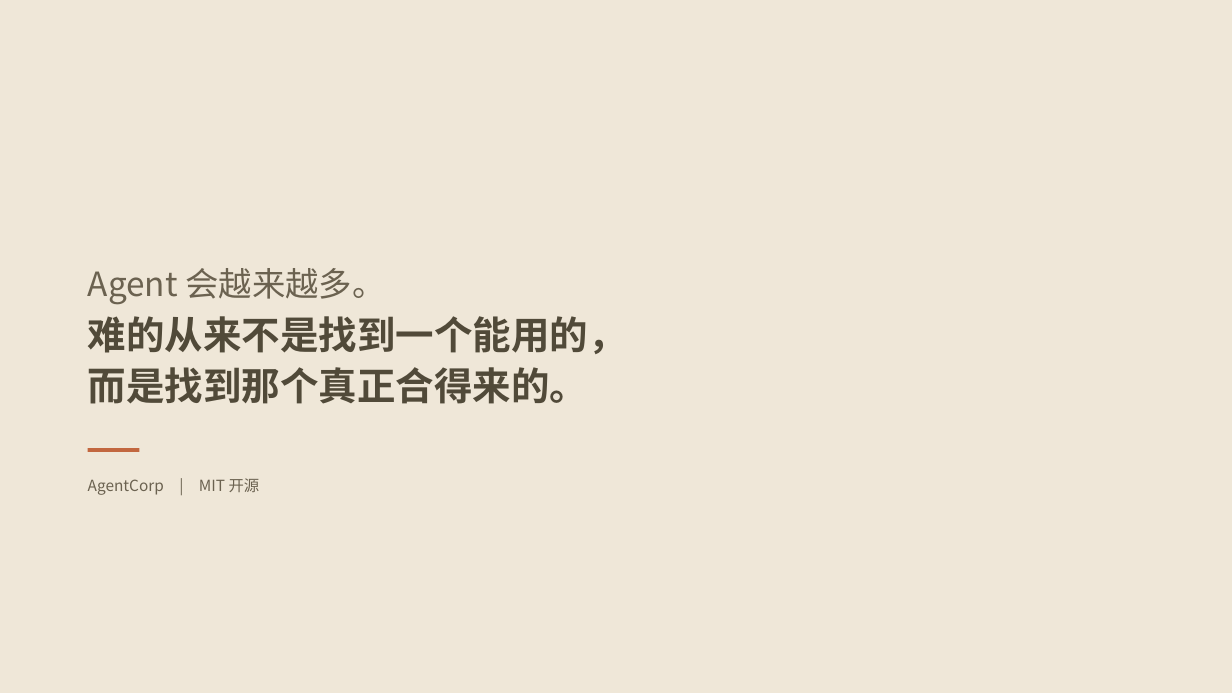
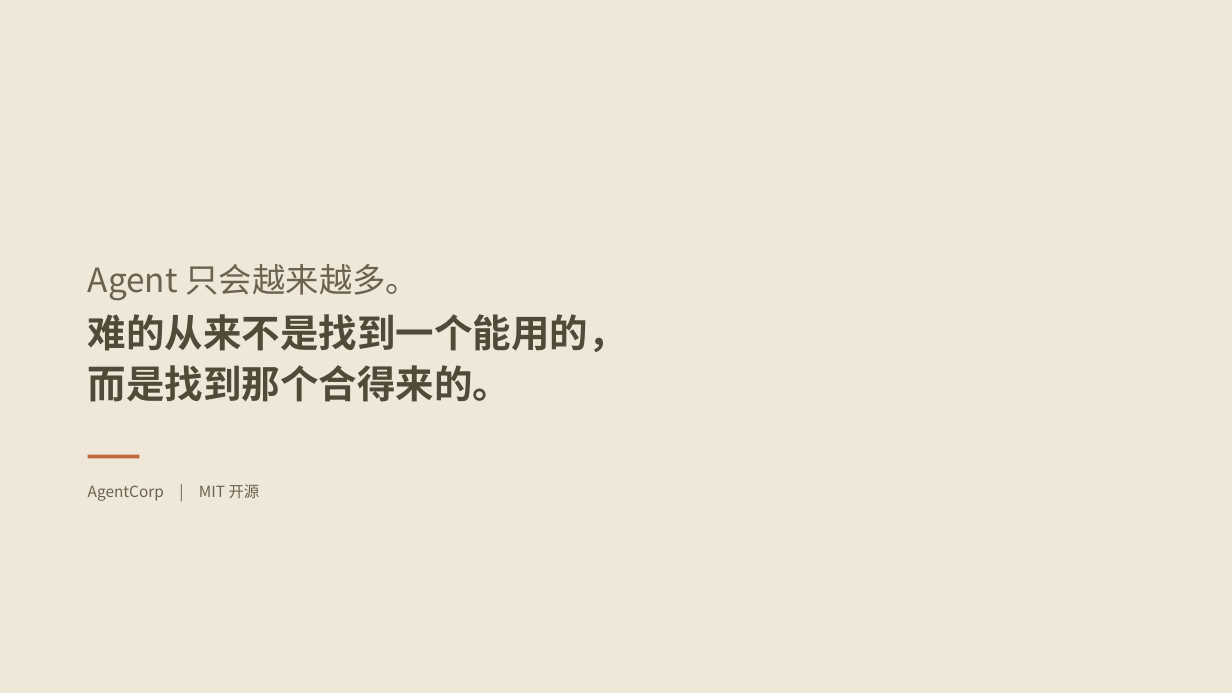
Before and after one commit to 1692775560/AgentCorp, a slide deck: slide 23 of 方案PPT/AgentCorp-方案.pptx (slide 22 before the commit). Drawn at 1232x693 pixels with LibreOffice and Linux fonts; fonts in the diff are those of the drawing. Boxes give left, top, right and bottom in pixels: in the first picture for what was removed or moved away, otherwise in the second. Text is boxed around its words. In the diff, an @@ line names an element or a change of style, - is before the commit and + after.

```diff
--- a/方案PPT/AgentCorp-方案.pptx
+++ b/方案PPT/AgentCorp-方案.pptx
@@ text at [88,264,419,300]: text changed @@
-Agent 会越来越多。
+Agent 只会越来越多。
@@ text at [88,365,511,402]: text changed @@
-而是找到那个真正合得来的。
+而是找到那个合得来的。
@@ rectangle: place and size @@
-rectangle at [88,448,140,452]
+rectangle at [88,455,140,458]
@@ text "AgentCorp | MIT 开源": place and size @@
-text "AgentCorp | MIT 开源" at [88,478,260,495]
+text "AgentCorp | MIT 开源" at [88,484,260,501]
```
Also in this commit, not shown: 17 other slides changed, 5 slides added, 4 slides removed, 1 other file.
